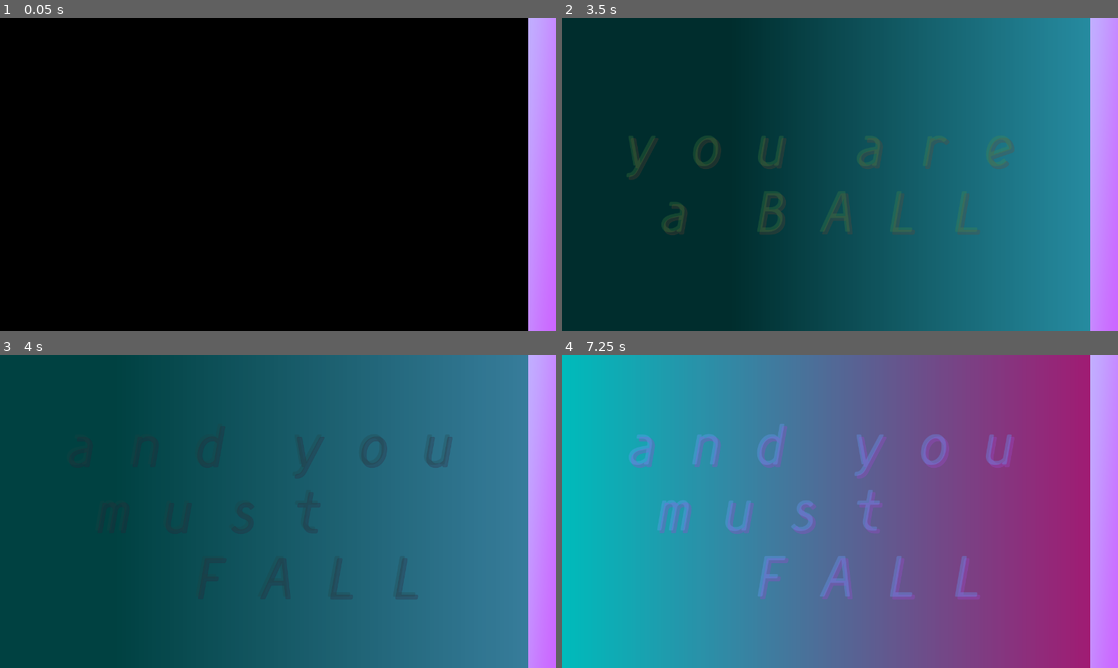
Above: before the commit, frames 1-4 (two rows, left to right).
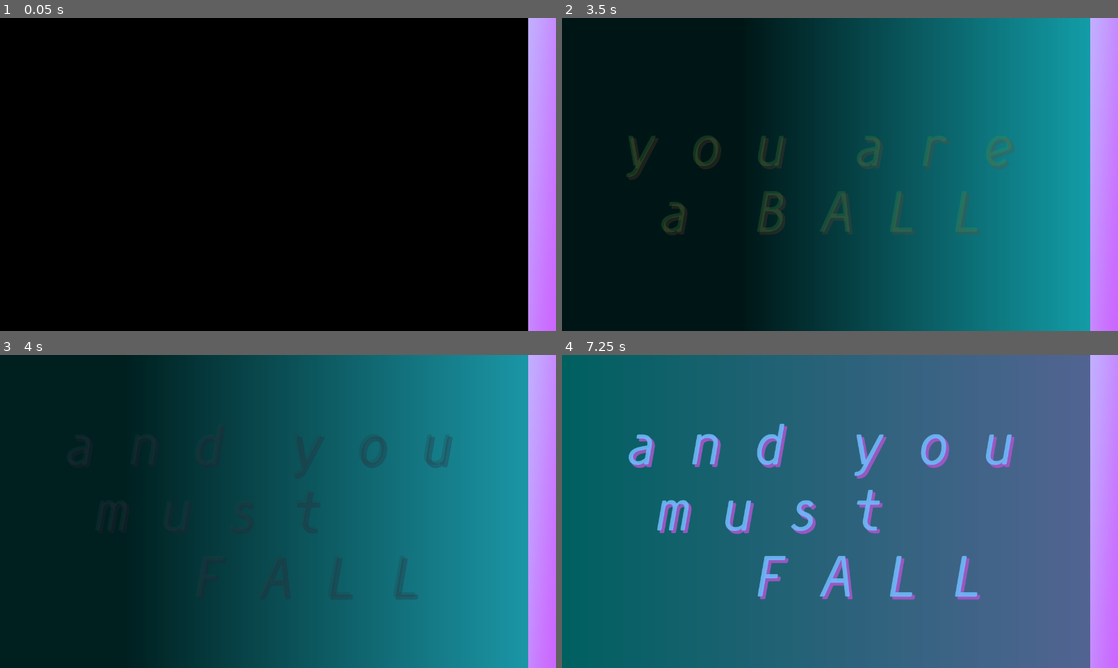
Above: after the commit, the same moments.

Repository: ktosox/GWJ77-Metamorphosis
Game: Godot game, scene res://game.tscn
Same seed, same stepped clock (60 frames per second), same inputs: the game is played once before the commit and once after it.
Inputs (mouse positions are in pixels of both pictures, inside the frame that each line leads up to):
- Up to frame 1 (0.05 s): no input
- Up to frame 2 (3.5 s): tap Enter (ui_accept) at 0.5, 1.52, 1.55, 1.82, 2.3, 2.85, 3.02, 3.32 s; move the mouse to (962, 158) at 0.52 s; hold D (Move_Right) 0.53-1.28 s; hold Enter (ui_accept) 0.53-1.28 s; click (962, 158) at 0.67 s; move the mouse to (728, 190) at 1.27 s; hold S (Move_Down) 1.28-2.03 s; click (728, 190) at 1.35 s; move the mouse to (895, 105) at 2.02 s; hold D (Move_Right) 2.03-2.78 s; hold Right mouse button (RMB) 2.03-2.78 s; move the mouse to (812, 237) at 2.77 s; hold W (Move_Up) from 2.78 s (still down); click (812, 237) at 2.92 s
- Up to frame 3 (4 s): move the mouse to (444, 558) at 3.52 s; release W (Move_Up) at 3.53 s; press the mouse at (444, 558) at 3.53 s; hold A (Move_Left) from 3.53 s (still down); tap Enter (ui_accept) at 3.77, 3.8 s
- Up to frame 4 (7.25 s): tap Enter (ui_accept) at 4.07, 4.52, 4.55, 4.82, 5, 6.02, 6.05, 6.32, 6.5, 6.77, 6.8, 7.07 s; move the mouse to (673, 464) at 4.27 s; release the mouse at (673, 464) at 4.28 s; right-click (673, 464) at 4.35 s; move the mouse to (867, 511) at 5.02 s; release A (Move_Left) at 5.03 s; hold S (Move_Down) 5.03-5.78 s; hold Enter (ui_accept) 5.03-5.78 s; click (867, 511) at 5.17 s; move the mouse to (756, 433) at 5.77 s; hold D (Move_Right) 5.78-6.53 s; click (756, 433) at 5.85 s; move the mouse to (962, 495) at 6.52 s; hold W (Move_Up) from 6.53 s (still down); hold Right mouse button (RMB) from 6.53 s (still down)

Frame 1 is identical in both runs. In frame 2, 4.4% of the frame differs, in the area x 31-37%, y 0-100%; in frame 3, 48%; in frame 4, 95%, in the area x 0-95%, y 0-100%.

Commit message:
all things in place - excpet some kind of animation for metamorphosis

Diff:
--- a/Game/game.gd
+++ b/Game/game.gd
@@ -90,4 +90,5 @@
 	if !$HiddenWindow.visible:
 		$HiddenWindow.visible = true
 		$PanelTexture/Layout/HiddenWindowButton.visible = true
+		$Welcome2.play("new_animation")
 	pass
--- a/Game/game.tscn
+++ b/Game/game.tscn
@@ -90,6 +90,18 @@
 "transitions": PackedFloat32Array(1),
 "update": 0,
 "values": [Vector2(1, 0.5)]
+}
+tracks/5/type = "value"
+tracks/5/imported = false
+tracks/5/enabled = true
+tracks/5/path = NodePath("Welcome/Label3:modulate")
+tracks/5/interp = 1
+tracks/5/loop_wrap = true
+tracks/5/keys = {
+"times": PackedFloat32Array(0),
+"transitions": PackedFloat32Array(1),
+"update": 0,
+"values": [Color(0, 0, 0, 0)]
 }
 
 [sub_resource type="Animation" id="Animation_ayow3"]
@@ -124,7 +136,7 @@
 
 [sub_resource type="Animation" id="Animation_rayii"]
 resource_name = "new_animation"
-length = 8.0
+length = 13.0
 tracks/0/type = "value"
 tracks/0/imported = false
 tracks/0/enabled = true
@@ -132,7 +144,7 @@
 tracks/0/interp = 1
 tracks/0/loop_wrap = true
 tracks/0/keys = {
-"times": PackedFloat32Array(0, 5.03333),
+"times": PackedFloat32Array(0, 5.16667),
 "transitions": PackedFloat32Array(1, 1),
 "update": 0,
 "values": [Vector2(1, 0.5), Vector2(0, 0.5)]
@@ -144,7 +156,7 @@
 tracks/1/interp = 1
 tracks/1/loop_wrap = true
 tracks/1/keys = {
-"times": PackedFloat32Array(0, 2.33333, 7.1),
+"times": PackedFloat32Array(0, 2.33333, 11.9),
 "transitions": PackedFloat32Array(1, 1, 1),
 "update": 0,
 "values": [PackedColorArray(0, 0, 0, 1, 1, 1, 1, 1), PackedColorArray(0, 0, 0, 1, 7.7486e-07, 0.733861, 0.735921, 1), PackedColorArray(7.70092e-07, 0.733861, 0.735921, 1, 0.658824, 0.0784314, 0.439216, 1)]
@@ -168,7 +180,7 @@
 tracks/3/interp = 1
 tracks/3/loop_wrap = true
 tracks/3/keys = {
-"times": PackedFloat32Array(7.83333),
+"times": PackedFloat32Array(12.8),
 "transitions": PackedFloat32Array(1),
 "values": [{
 "args": [],
@@ -182,7 +194,7 @@
 tracks/4/interp = 1
 tracks/4/loop_wrap = true
 tracks/4/keys = {
-"times": PackedFloat32Array(3.83333, 4.5, 6.76667, 7.53333),
+"times": PackedFloat32Array(3.83333, 4.5, 7.23333, 7.93333),
 "transitions": PackedFloat32Array(1, 1, 1, 1),
 "update": 0,
 "values": [Color(0, 0, 0, 0), Color(1, 1, 1, 1), Color(0.827451, 0.737255, 0.988235, 0.898039), Color(0.70723, 0.522093, 0.979291, 0)]
@@ -199,12 +211,145 @@
 "update": 0,
 "values": [Vector2(1, 0.5)]
 }
+tracks/6/type = "value"
+tracks/6/imported = false
+tracks/6/enabled = true
+tracks/6/path = NodePath("Welcome/Label3:modulate")
+tracks/6/interp = 1
+tracks/6/loop_wrap = true
+tracks/6/keys = {
+"times": PackedFloat32Array(7.8, 8.3, 11.5, 12.2),
+"transitions": PackedFloat32Array(1, 1, 1, 1),
+"update": 0,
+"values": [Color(0, 0, 0, 0), Color(0.713726, 1, 1, 0.72549), Color(1, 1, 1, 1), Color(0, 0, 0, 0)]
+}
 
 [sub_resource type="AnimationLibrary" id="AnimationLibrary_7rh51"]
 _data = {
 "RESET": SubResource("Animation_uvmom"),
 "loop": SubResource("Animation_ayow3"),
 "new_animation": SubResource("Animation_rayii")
+}
+
+[sub_resource type="Animation" id="Animation_x0snf"]
+resource_name = "new_animation"
+length = 5.0
+tracks/0/type = "value"
+tracks/0/imported = false
+tracks/0/enabled = true
+tracks/0/path = NodePath("NoticeMeSenpai:visible")
+tracks/0/interp = 1
+tracks/0/loop_wrap = true
+tracks/0/keys = {
+"times": PackedFloat32Array(0.0666667, 5),
+"transitions": PackedFloat32Array(1, 1),
+"update": 1,
+"values": [true, false]
+}
+tracks/1/type = "value"
+tracks/1/imported = false
+tracks/1/enabled = true
+tracks/1/path = NodePath("NoticeMeSenpai/Label:position")
+tracks/1/interp = 1
+tracks/1/loop_wrap = true
+tracks/1/keys = {
+"times": PackedFloat32Array(0, 4.93333),
+"transitions": PackedFloat32Array(1, 1),
+"update": 0,
+"values": [Vector2(102, 614), Vector2(390, 172)]
+}
+tracks/2/type = "value"
+tracks/2/imported = false
+tracks/2/enabled = true
+tracks/2/path = NodePath("SelectLevel:visible")
+tracks/2/interp = 1
+tracks/2/loop_wrap = true
+tracks/2/keys = {
+"times": PackedFloat32Array(0, 5),
+"transitions": PackedFloat32Array(1, 1),
+"update": 1,
+"values": [false, true]
+}
+tracks/3/type = "value"
+tracks/3/imported = false
+tracks/3/enabled = true
+tracks/3/path = NodePath("HiddenWindow:visible")
+tracks/3/interp = 1
+tracks/3/loop_wrap = true
+tracks/3/keys = {
+"times": PackedFloat32Array(0, 5),
+"transitions": PackedFloat32Array(1, 1),
+"update": 1,
+"values": [false, true]
+}
+tracks/4/type = "value"
+tracks/4/imported = false
+tracks/4/enabled = true
+tracks/4/path = NodePath("OptionsWindow:visible")
+tracks/4/interp = 1
+tracks/4/loop_wrap = true
+tracks/4/keys = {
+"times": PackedFloat32Array(0, 5),
+"transitions": PackedFloat32Array(1, 1),
+"update": 1,
+"values": [false, true]
+}
+tracks/5/type = "value"
+tracks/5/imported = false
+tracks/5/enabled = true
+tracks/5/path = NodePath("GameWindow:visible")
+tracks/5/interp = 1
+tracks/5/loop_wrap = true
+tracks/5/keys = {
+"times": PackedFloat32Array(0),
+"transitions": PackedFloat32Array(1),
+"update": 1,
+"values": [false]
+}
+
+[sub_resource type="Animation" id="Animation_kexp5"]
+length = 0.001
+tracks/0/type = "value"
+tracks/0/imported = false
+tracks/0/enabled = true
+tracks/0/path = NodePath("NoticeMeSenpai:visible")
+tracks/0/interp = 1
+tracks/0/loop_wrap = true
+tracks/0/keys = {
+"times": PackedFloat32Array(0),
+"transitions": PackedFloat32Array(1),
+"update": 1,
+"values": [false]
+}
+tracks/1/type = "value"
+tracks/1/imported = false
+tracks/1/enabled = true
+tracks/1/path = NodePath("NoticeMeSenpai/Label:position")
+tracks/1/interp = 1
+tracks/1/loop_wrap = true
+tracks/1/keys = {
+"times": PackedFloat32Array(0),
+"transitions": PackedFloat32Array(1),
+"update": 0,
+"values": [Vector2(214, 595)]
+}
+tracks/2/type = "value"
+tracks/2/imported = false
+tracks/2/enabled = true
+tracks/2/path = NodePath("GameWindow:visible")
+tracks/2/interp = 1
+tracks/2/loop_wrap = true
+tracks/2/keys = {
+"times": PackedFloat32Array(0),
+"transitions": PackedFloat32Array(1),
+"update": 1,
+"values": [false]
+}
+
+[sub_resource type="AnimationLibrary" id="AnimationLibrary_i34v6"]
+_data = {
+"RESET": SubResource("Animation_kexp5"),
+"new_animation": SubResource("Animation_x0snf")
 }
 
 [node name="Game" type="Control"]
@@ -259,6 +404,23 @@
  m u s t
     F A L L"
 
+[node name="Label3" type="Label" parent="Welcome"]
+modulate = Color(0, 0, 0, 0)
+layout_mode = 0
+offset_left = 143.0
+offset_top = 127.0
+offset_right = 1118.0
+offset_bottom = 588.0
+theme_override_colors/font_color = Color(0.528115, 0.998717, 1, 1)
+theme_override_colors/font_shadow_color = Color(0.8, 0.458824, 0.8, 1)
+theme_override_constants/shadow_offset_x = 6
+theme_override_constants/shadow_offset_y = 6
+theme_override_fonts/font = ExtResource("3_cucsq")
+theme_override_font_sizes/font_size = 128
+text = "but your
+time is
+L I M I T E D"
+
 [node name="PanelTexture" type="TextureRect" parent="."]
 custom_minimum_size = Vector2(64, 0)
 layout_mode = 1
@@ -468,6 +630,7 @@
 position = Vector2i(935, 407)
 size = Vector2i(240, 240)
 visible = false
+unresizable = true
 script = ExtResource("3_mw1gv")
 tutorial_scene = NodePath("TutorialIGuess")
 
@@ -531,6 +694,31 @@
 }
 autoplay = "new_animation"
 
+[node name="Welcome2" type="AnimationPlayer" parent="."]
+libraries = {
+"": SubResource("AnimationLibrary_i34v6")
+}
+
+[node name="NoticeMeSenpai" type="ColorRect" parent="."]
+visible = false
+layout_mode = 1
+anchors_preset = 15
+anchor_right = 1.0
+anchor_bottom = 1.0
+grow_horizontal = 2
+grow_vertical = 2
+color = Color(0.968627, 0.701961, 0.823529, 0.690196)
+
+[node name="Label" type="Label" parent="NoticeMeSenpai"]
+layout_mode = 0
+offset_left = 102.0
+offset_top = 614.0
+offset_right = 872.0
+offset_bottom = 673.0
+text = "YOU HAVE UNLOCKED A SPECIAL UPGRADE WIDNOW
+
+THE CLOCK ONLY TICKS WHEN YOU FALL"
+
 [connection signal="pressed" from="PanelTexture/Layout/SelectLevelButton" to="." method="_on_select_level_button_pressed"]
 [connection signal="pressed" from="PanelTexture/Layout/GameWindowButton" to="." method="_on_game_window_button_pressed"]
 [connection signal="pressed" from="PanelTexture/Layout/HiddenWindowButton" to="." method="_on_hidden_window_button_pressed"]
--- a/Game/game_manager.gd
+++ b/Game/game_manager.gd
@@ -14,9 +14,9 @@
 
 var max_skill_points = 1
 
-var player_experience = 220
+var player_experience = 100
 
-var player_time = 300
+var player_time = 90
 
 var player_level = 1
 
@@ -33,6 +33,8 @@
 signal skill_point_was_spent
 
 signal player_has_transformed
+
+signal player_tranformation_started
 
 signal falling_started
 
--- a/Game/level/level_builder.gd
+++ b/Game/level/level_builder.gd
@@ -48,6 +48,7 @@
 	loading_screen.get_node("LoadingComplete").visible = true
 	$Music.play(randf() * 300)
 	$Music/AnimationPlayer.play("in")
+
 	#print("_total_length ", _total_length)
 	pass
 
@@ -61,6 +62,7 @@
 	spawn_player()
 	loading_screen.visible = false
 	await get_tree().create_timer(0.4).timeout
+	$Overlay/TimeShower.visible = true
 	$Overlay/TimeShower.set_process(true)
 
 func create_segments() -> void:
--- a/Game/level/level_builder.tscn
+++ b/Game/level/level_builder.tscn
@@ -14,6 +14,21 @@
 desired_length = 80
 loot_count = 6
 features = Array[PackedScene]([ExtResource("2_gcroh"), ExtResource("2_gcroh")])
+
+[sub_resource type="Animation" id="Animation_u7b56"]
+length = 0.001
+tracks/0/type = "value"
+tracks/0/imported = false
+tracks/0/enabled = true
+tracks/0/path = NodePath(".:volume_db")
+tracks/0/interp = 1
+tracks/0/loop_wrap = true
+tracks/0/keys = {
+"times": PackedFloat32Array(0),
+"transitions": PackedFloat32Array(1),
+"update": 0,
+"values": [-80.0]
+}
 
 [sub_resource type="Animation" id="Animation_ahe07"]
 resource_name = "in"
@@ -47,21 +62,6 @@
 "values": [0.0, -80.0]
 }
 
-[sub_resource type="Animation" id="Animation_u7b56"]
-length = 0.001
-tracks/0/type = "value"
-tracks/0/imported = false
-tracks/0/enabled = true
-tracks/0/path = NodePath(".:volume_db")
-tracks/0/interp = 1
-tracks/0/loop_wrap = true
-tracks/0/keys = {
-"times": PackedFloat32Array(0),
-"transitions": PackedFloat32Array(1),
-"update": 0,
-"values": [-80.0]
-}
-
 [sub_resource type="AnimationLibrary" id="AnimationLibrary_lhk8r"]
 _data = {
 "RESET": SubResource("Animation_u7b56"),
@@ -80,6 +80,7 @@
 layer = -1
 
 [node name="TimeShower" type="Label" parent="Overlay"]
+visible = false
 anchors_preset = -1
 anchor_right = 1.0
 anchor_bottom = 0.067
@@ -110,6 +111,7 @@
 color = Color(0, 0.548269, 0.549033, 1)
 
 [node name="Label" type="Label" parent="Overlay/LoadingScreen"]
+visible = false
 layout_mode = 0
 offset_right = 40.0
 offset_bottom = 23.0
@@ -127,6 +129,7 @@
 horizontal_alignment = 1
 
 [node name="Label3" type="Label" parent="Overlay/LoadingScreen"]
+visible = false
 layout_mode = 0
 offset_left = 554.0
 offset_top = 596.0
--- a/Game/path_mechanic/path_selection_screen.gd
+++ b/Game/path_mechanic/path_selection_screen.gd
@@ -16,7 +16,8 @@
 func _ready() -> void:
 	GM.connect("falling_ended",Callable(self,"end_lock_out"))
 	GM.connect("falling_started",Callable(self,"start_lock_out"))
-
+	GM.connect("player_has_transformed",Callable(self,"end_lock_out"))
+	GM.connect("player_tranformation_started",Callable(self,"start_lock_out"))
 	$Layout/ColorRect/PathSelectionButtonsGoHere/Button.connect("linked_path_requested",Callable(self,"show_this_path"))
 	$Layout/PathGoHere/PathDeatils.connect("level_selection_confirmed",Callable(self,"confirm_path_selection"))
 	pass # Replace with function body.
--- a/Game/path_mechanic/path_selection_screen.tscn
+++ b/Game/path_mechanic/path_selection_screen.tscn
@@ -79,4 +79,4 @@
 offset_top = 71.0
 offset_right = 332.0
 offset_bottom = 94.0
-text = "can't use this while falling"
+text = "can't use this right now"
Not shown: 1 places in Game/game.tscn that only renumber resources
